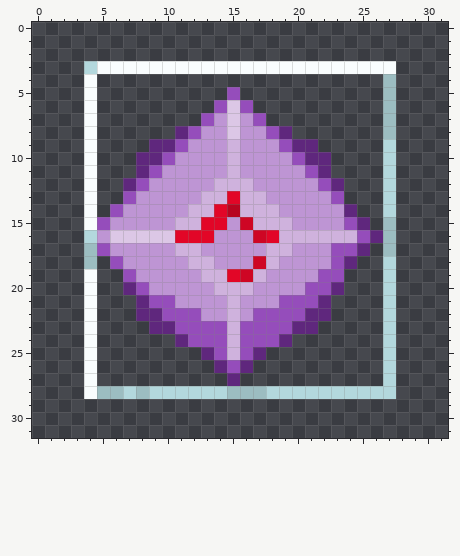
Pixel-art sprite -- textures/items/end_crystal.png. The picture above was drawn from the file before the commit.
The file is 32x32 pixels.
The result:
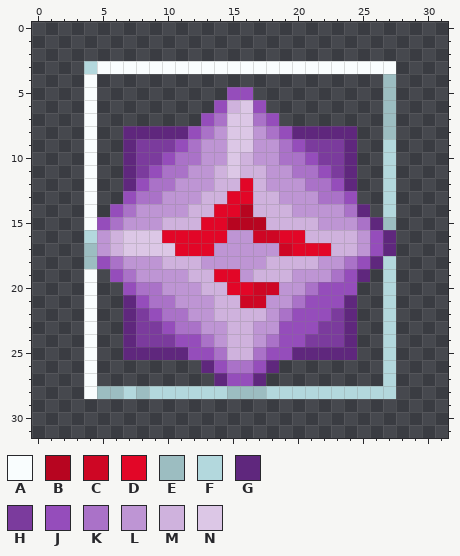
Palette (. is transparent): A #f9fdfe  B #b70520  C #ce0624  D #e20627  E #9cbdc1  F #b3d8dd  G #5f277d  H #7b3b9d  J #954dbb  K #aa72c8  L #be95d4  M #cfb2dd  N #dcc7e6
From old to new:
Changed rows in their new state; - is an unchanged pixel.
first column x 5:
 5 -----------J-----------
 6 ----------MNJ----------
 7 ---------K-NKJ---------
 8 --GGGG--K--N-KJGGGGG---
 9 --GHHH-K--NN--KJHHHG---
10 --GHH-KK--NM--KKJHHG---
11 --GH-KK--MNMM--KKJHG---
12 ----KK-----DM---KKJG---
13 ---KK------D-M---KKJ---
14 --K-------DB--M----KG--
15 -K---M----BBB--MM--LKG-
16 -M---D---D---CDD----LJG
17 LMNNNNDDD----LCDDDMMLJG
18 JK---MM-L---L-MMM-LKJG-
19 -JK----M-D-L-MM--LKJG--
20 --JKK---M-DDCC--K-JJ---
21 --GJKK---M-CC-LK-JJG---
22 --GHJKKL-M-MMLK-JJHG---
23 --GHHJKKLL-MLL-JJHHG---
24 --GHHHJ-KL-MLKJJHHHG---
25 --GGGGGJJK-MKJJGGGGG---
26 --------GJKKJG---------
27 ---------GJJG----------
